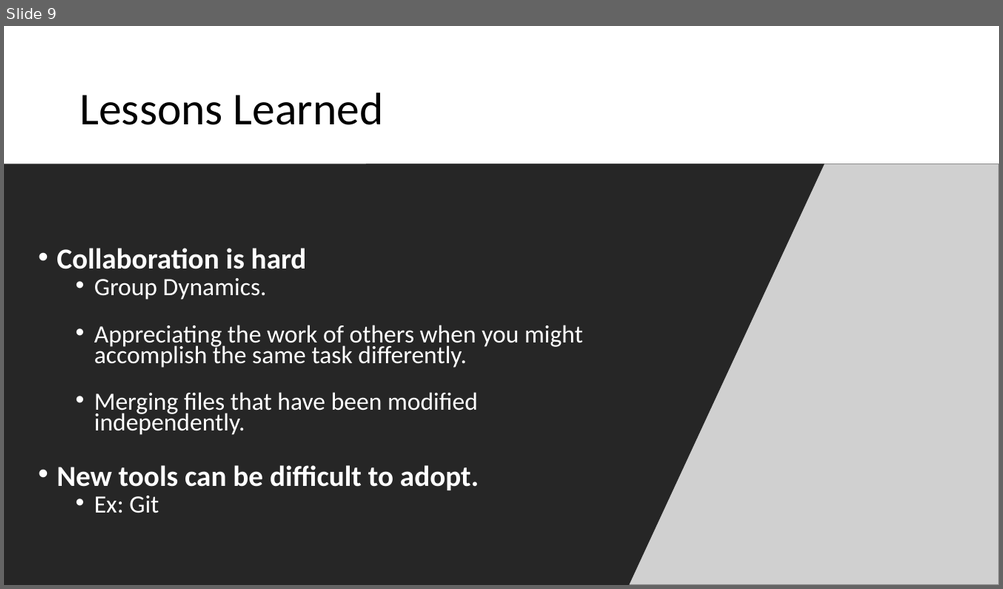
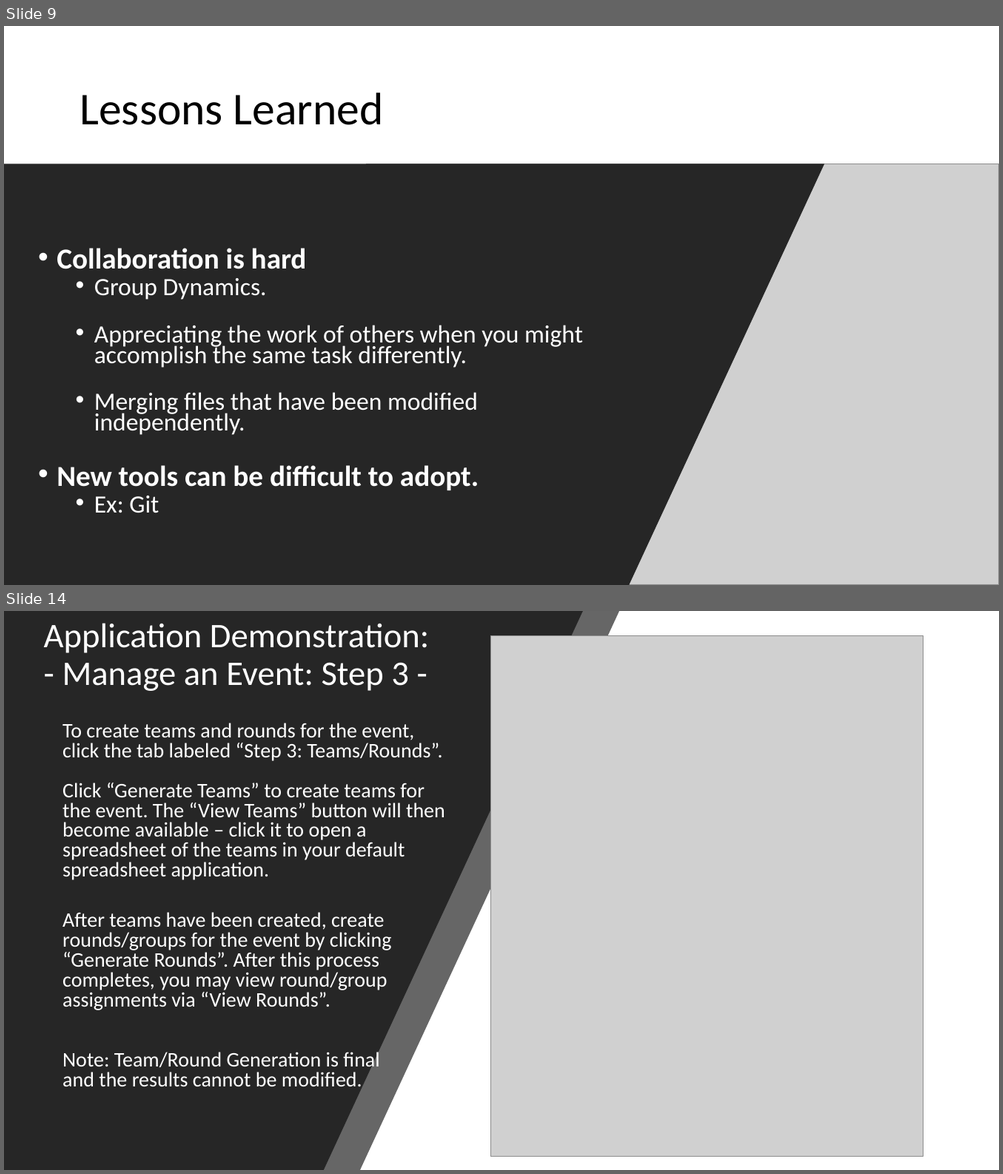
Before and after one commit to dustinfast/TeamPlayTracker, a slide deck: FinalReport/AWGADemo.pptx. Shown one above the other, each under a label of ours: slide 9 before the commit, slides 9 and 14 after it; the slides between them are not shown. The pictures are 1003x589 and 1003x1174 pixels, drawn with LibreOffice and Linux fonts; fonts in the diff are those of the drawing; grey boxes stand for pictures. Boxes give left, top, right and bottom in pixels: in the first picture for what was removed or moved away, otherwise in the second. Text is boxed around its words. In the diff, an @@ line names an element or a change of style, - is before the commit and + after.

```diff
--- a/FinalReport/AWGADemo.pptx
+++ b/FinalReport/AWGADemo.pptx
@@ slide 14 added at (4,611,999,1170), background #FFFFFF @@
@@ freeform shape added at (4,611,620,1170), fill #262626 at 70% opacity @@
@@ freeform shape added at (4,611,583,1170), fill #262626 @@
@@ title added at (44,623,429,691), 33.3 pt, text #FFFFFF @@
+Application Demonstration:
+- Manage an Event: Step 3 -
@@ picture added at (490,636,922,1157) @@
@@ text added at (62,723,445,1092), 20 pt, text #FFFFFF @@
+To create teams and rounds for the event, click the tab labeled “Step 3: Teams/Rounds”.
+Click “Generate Teams” to create teams for the event. The “View Teams” button will then become available – click it to open a spreadsheet of the teams in your default spreadsheet application.
+After teams have been created, create rounds/groups for the event by clicking “Generate Rounds”. After this process completes, you may view round/group assignments via “View Rounds”.
+Note: Team/Round Generation is final
+and the results cannot be modified.
```
Also in this commit, not shown: 2 slides changed, 5 other slides added, 1 other file.
